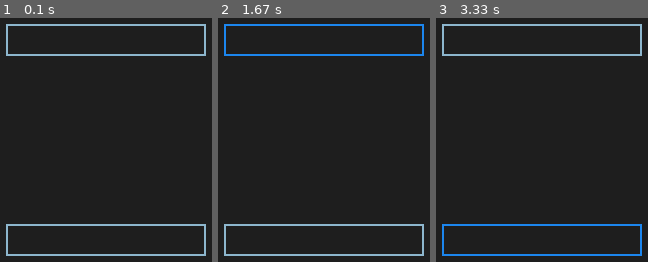
Above: before the commit, frames 1-3 (left to right).
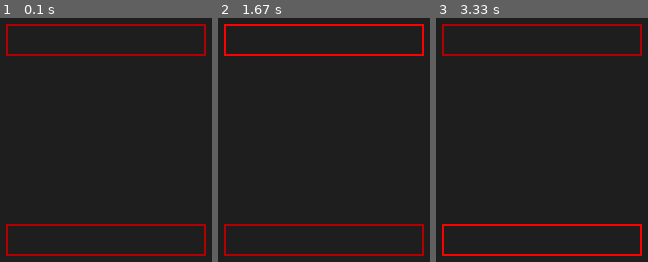
Above: after the commit, the same moments.

Repository: merry-cooperation/refactorMeowHero
Game: pygame game, started from src/modules/interface.py
Two runs of this game, one before a commit and one after it. Both use one fixed random seed, a clock stepped at 60 frames per second and the inputs below.
Inputs (mouse positions are in pixels of both pictures, inside the frame that each line leads up to):
- Up to frame 1 (0.1 s): no input
- Up to frame 2 (1.67 s): tap Enter at 0.33 s; click (outside the picture) at 0.72 s; click (324, 39) at 1.6 s
- Up to frame 3 (3.33 s): tap Backspace at 1.88 s; click (outside the picture) at 2.27 s; click (542, 240) at 3.1 s

The runs differ from the first frame. In frame 1, 3.5% of the frame differs, in the area x 2-98%, y 2-98%; in frame 2, 3.5%; in frame 3, 3.5%.

Commit message:
Creating profiles added

Diff:
--- a/src/main.py
+++ b/src/main.py
@@ -1,4 +1,5 @@
 import json
+import os
 import random
 import re
 import pygame
@@ -405,7 +406,6 @@
             pygame.display.update()
 
 
-# TODO: смена имени игрока
 # TODO: смена скина
 def main_menu(window_surface):     # show the "Main menu" screen
     # preparing text
@@ -419,10 +419,10 @@
     handler.close()
 
     # loading player info
-    handler = open("../stats/players/" + player_name + ".json")
-    data = json.load(handler)
-    player = interface.Player(data['name'], data['score'], data['levels'], data['skins'])
-    handler.close()
+    try:
+        player = interface.load_player_by_path("../stats/players/" + player_name + ".json")
+    except FileNotFoundError:
+        player = interface.load_player_by_path("../stats/players/" + "Test Player" + ".json")
 
     # creating text and buttons
     greeting_text = interface.TextView(font_1, COLOR_BLACK, 15, 15, "Hello, " + player_name + "!")
@@ -462,19 +462,16 @@
             if button_single.is_over(mouse_pos):
                 if event.type == pygame.MOUSEBUTTONDOWN:
                     levels_menu(window_surface, player)
-                    return
             elif button_two.is_over(mouse_pos):
                 if event.type == pygame.MOUSEBUTTONDOWN:
                     pass
                     # TODO: press F
             elif button_quit.is_over(mouse_pos):
                 if event.type == pygame.MOUSEBUTTONDOWN:
-                    sys.exit(0)
+                    terminate(player)
             elif not_you_text_button.is_over(mouse_pos):
                 if event.type == pygame.MOUSEBUTTONDOWN:
-                    # TODO: draw input_view
-                    # TODO: creating profile
-                    pass
+                    player = layouts.create_profile_layout(window_surface, player, WINDOW_WIDTH, WINDOW_HEIGHT)
             elif button_stats.is_over(mouse_pos):
                 if event.type == pygame.MOUSEBUTTONDOWN:
                     layouts.stats_layout(window_surface, WINDOW_WIDTH, WINDOW_HEIGHT)
@@ -492,6 +489,8 @@
         for elem in drawable:
             elem.draw(window_surface)
 
+        greeting_text.draw_this(window_surface, "Hello, " + player.name + "!")
+
         pygame.display.update()
 
 
--- a/src/modules/interface.py
+++ b/src/modules/interface.py
@@ -94,17 +94,17 @@
 # don't touch
 pygame.init()
 screen = pygame.display.set_mode((640, 480))
-COLOR_INACTIVE = pygame.Color('lightskyblue3')
-COLOR_ACTIVE = pygame.Color('dodgerblue2')
-FONT = pygame.font.Font(None, 32)
 
 
 class InputBox:
     def __init__(self, x, y, w, h, text=''):
+        self.COLOR_INACTIVE = (180, 0, 0)  # red colors
+        self.COLOR_ACTIVE = (255, 0, 0)
         self.rect = pygame.Rect(x, y, w, h)
-        self.color = COLOR_INACTIVE
+        self.color = self.COLOR_INACTIVE
+        self.font = pygame.font.Font(None, 32)  # by default
         self.text = text
-        self.txt_surface = FONT.render(text, True, self.color)
+        self.txt_surface = self.font.render(text, True, self.color)
         self.active = False
 
     def handle_event(self, event):
@@ -116,18 +116,18 @@
             else:
                 self.active = False
             # Change the current color of the input box.
-            self.color = COLOR_ACTIVE if self.active else COLOR_INACTIVE
+            self.color = self.COLOR_ACTIVE if self.active else self.COLOR_INACTIVE
         if event.type == pygame.KEYDOWN:
             if self.active:
-                if event.key == pygame.K_RETURN:
-                    print(self.text)
-                    self.text = ''
-                elif event.key == pygame.K_BACKSPACE:
+                # if event.key == pygame.K_RETURN:
+                #     print(self.text)
+                #     self.text = ''
+                if event.key == pygame.K_BACKSPACE:
                     self.text = self.text[:-1]
                 else:
                     self.text += event.unicode
                 # Re-render the text.
-                self.txt_surface = FONT.render(self.text, True, self.color)
+                self.txt_surface = self.font.render(self.text, True, self.color)
 
     def update(self):
         # Resize the box if the text is too long.
@@ -237,3 +237,18 @@
 
 if __name__ == '__main__':
     input_box_test()
+
+
+def load_player_by_path(path):
+    handler = open(path, 'r')
+    data = json.load(handler)
+    player = Player(data['name'], data['score'], data['levels'], data['skins'])
+    handler.close()
+    return player
+
+
+def create_empty_profile(nickname):
+    handler = open("../stats/players/" + nickname + ".json", 'w')
+    data = {"name": nickname, "score": 0, "levels": [1], "skins": [1]}
+    json.dump(data, handler)
+    handler.close()
--- a/src/modules/layouts.py
+++ b/src/modules/layouts.py
@@ -1,3 +1,5 @@
+import os
+
 import pygame
 import json
 
@@ -139,3 +141,82 @@
             if event.type == KEYUP:
                 if event.key == K_ESCAPE:
                     return
+
+
+# returning player
+def create_profile_layout(window_surface, player, WINDOW_WIDTH, WINDOW_HEIGHT):
+    player.save_current_state()
+    clock = pygame.time.Clock()
+
+    rect = pygame.Rect((0, 0), (2 * WINDOW_WIDTH / 3, 2 * WINDOW_HEIGHT / 3))
+    rect_border = pygame.Rect((0, 0), (2 * WINDOW_WIDTH / 3 + 10, 2 * WINDOW_HEIGHT / 3 + 10))
+    rect.center = (WINDOW_WIDTH / 2, WINDOW_HEIGHT / 2)
+    rect_border.center = (WINDOW_WIDTH / 2, WINDOW_HEIGHT / 2)
+
+    input_box = interface.InputBox(WINDOW_WIDTH/4, WINDOW_HEIGHT/3, 220, 80)
+
+    font0 = pygame.font.SysFont(None, 100)
+    font1 = pygame.font.SysFont(None, 78)
+    input_box.font = font1
+
+    text_write_name = interface.TextView(font0, COLOR_BLACK, 150, 2 * WINDOW_HEIGHT / 6, "Write your name here")
+    text_write_name.rect.center = (WINDOW_WIDTH / 2, WINDOW_HEIGHT / 4)
+
+    button_done = interface.Button(2*WINDOW_WIDTH / 3, 3*WINDOW_HEIGHT / 5,
+                                   WINDOW_WIDTH / 15, WINDOW_HEIGHT / 10, "Done")
+    done = False
+    while not done:
+        for event in pygame.event.get():
+            mouse_pos = pygame.mouse.get_pos()
+
+            if event.type == pygame.QUIT:
+                done = True
+
+            if button_done.is_over(mouse_pos):
+                if event.type == pygame.MOUSEBUTTONDOWN:
+                    print(input_box.text)
+                    name = input_box.text.strip()
+                    path = '../stats/players/' + name + '.json'
+                    if os.path.isfile(path):
+                        print("Exist")
+                        player = interface.load_player_by_path(path)
+                    else:
+                        print("Not exist")
+                        interface.create_empty_profile(name)
+                        player = interface.load_player_by_path(path)
+                    input_box.text = ''
+                    done = True
+
+            if event.type == KEYUP:
+                if event.key == K_ESCAPE:
+                    done = True
+                elif event.key == pygame.K_RETURN:  # if enter
+                    print(input_box.text)
+                    name = input_box.text.strip()
+                    path = '../stats/players/' + name + '.json'
+                    if os.path.isfile(path):
+                        print("Exist")
+                        player = interface.load_player_by_path(path)
+                    else:
+                        print("Not exist")
+                        interface.create_empty_profile(name)
+                        player = interface.load_player_by_path(path)
+                    input_box.text = ''
+                    done = True
+
+            input_box.handle_event(event)
+
+        input_box.update()
+
+        pygame.draw.rect(window_surface, COLOR_BLACK, rect_border)
+        pygame.draw.rect(window_surface, COLOR_BRIGHT_GREY, rect)
+
+        text_write_name.draw(window_surface)
+        input_box.draw(window_surface)
+        button_done.draw(window_surface)
+
+        pygame.display.update()
+
+        clock.tick(30)
+
+    return player
--- a/stats/high_score.json
+++ b/stats/high_score.json
@@ -1 +1 @@
-{"1": ["Test Player", 4102], "2": ["Test Player", 5212], "3": ["Hello3", 5000], "4": ["Hello4", 5000], "5": ["Hello5", 5000], "6": ["Test Player", 5798], "7": ["Hello7", 5000], "8": ["Hello8", 5009], "9": ["Hello9", 50000], "10": ["Hello10", 500], "11": ["Hello11", 5000], "12": ["Hello12", 5010]}
+{"1": ["kkk", 4830], "2": ["kkk", 5706], "3": ["Test Player", 5209], "4": ["Test Player", 6487], "5": ["Test Player", 5097], "6": ["Test Player", 5798], "7": ["Hello7", 5000], "8": ["Hello8", 5009], "9": ["Hello9", 50000], "10": ["Hello10", 500], "11": ["Hello11", 5000], "12": ["Hello12", 5010]}
